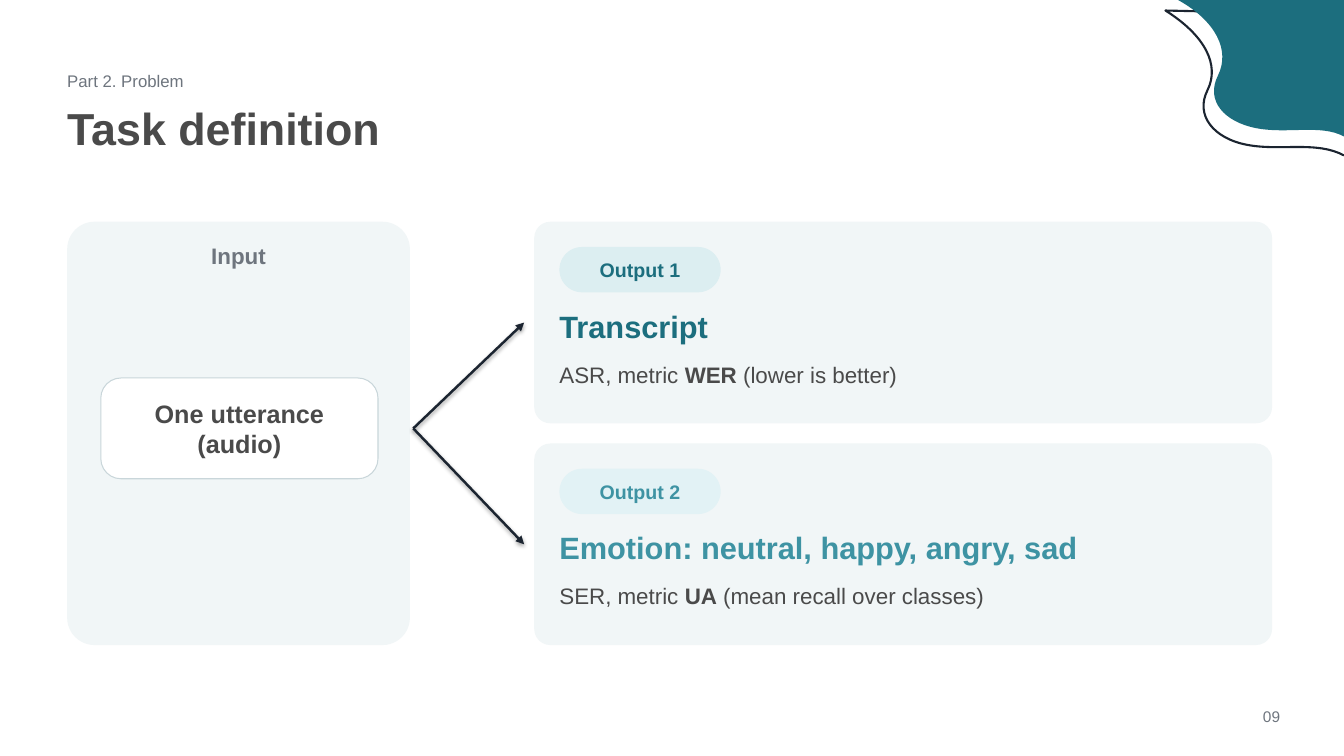
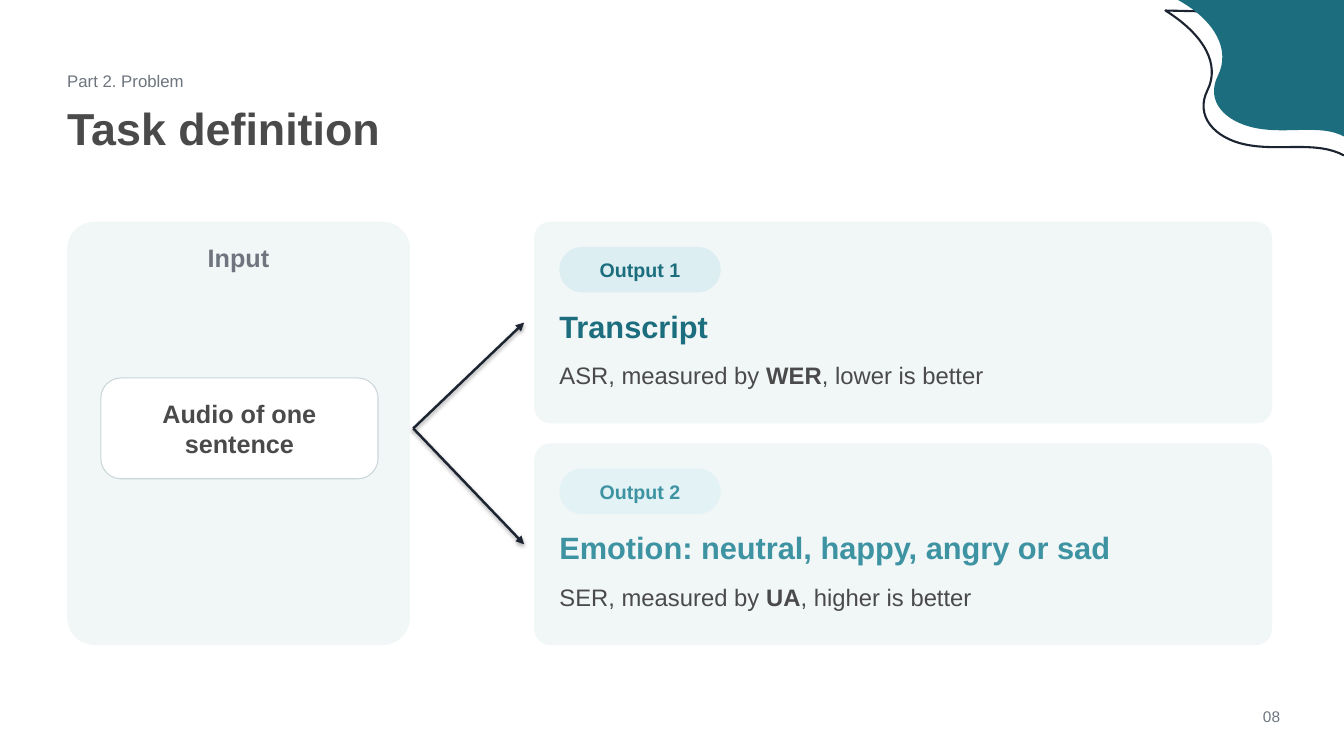
Before and after one commit to jasonhoang6201/vp-ser, a slide deck: slide 8 of paper-review/slides/eaasr-slides.pptx (slide 9 before the commit). Drawn at 1344x756 pixels with LibreOffice and Linux fonts; fonts in the diff are those of the drawing. Boxes give left, top, right and bottom in pixels: in the first picture for what was removed or moved away, otherwise in the second. Text is boxed around its words. In the diff, an @@ line names an element or a change of style, - is before the commit and + after.

```diff
--- a/paper-review/slides/eaasr-slides.pptx
+++ b/paper-review/slides/eaasr-slides.pptx
@@ text "Input" at [208, 249, 269, 272]: size 16 to 18 pt @@
@@ text at [559, 366, 983, 389]: text changed; size 16 to 17 pt @@
-ASR, metric WER (lower is better)
+ASR, measured by WER, lower is better
@@ text in rounded rectangle at [162, 404, 316, 454]: text changed @@
-One utterance (audio)
+Audio of one sentence
@@ text at [559, 536, 1110, 565]: text changed @@
-Emotion: neutral, happy, angry, sad
+Emotion: neutral, happy, angry or sad
@@ text at [559, 588, 972, 611]: text changed; size 16 to 17 pt @@
-SER, metric UA (mean recall over classes)
+SER, measured by UA, higher is better
```
Also in this commit, not shown: 13 other slides changed, 5 slides added, 7 slides removed, 18 other files.
